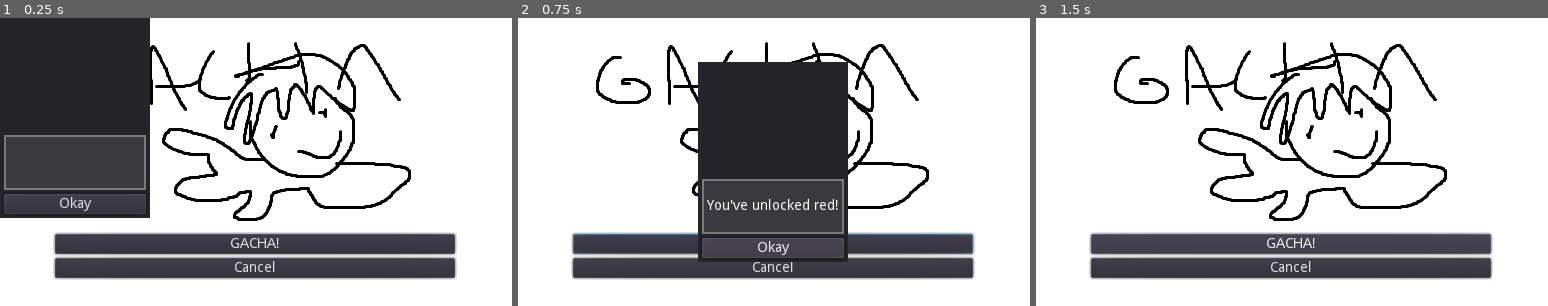
Above: before the commit, frames 1-3 (left to right).
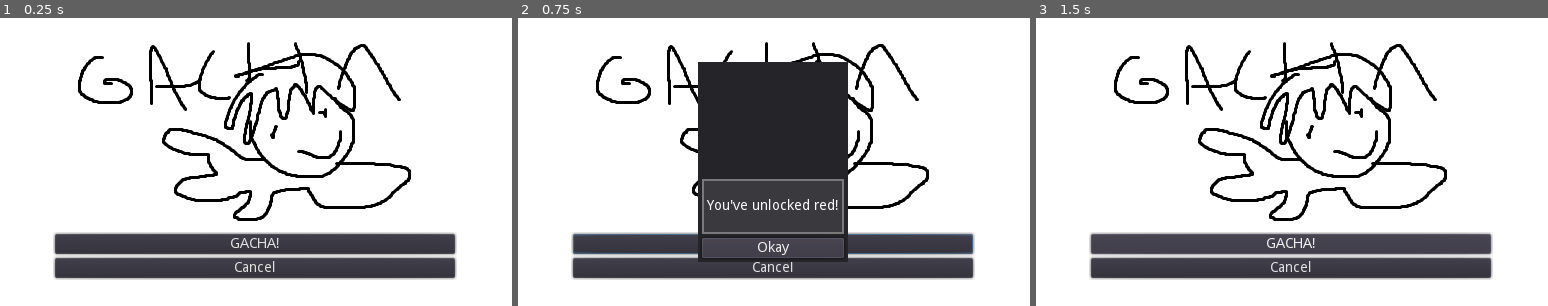
Above: after the commit, the same moments.

Repository: syang75/McDJumpGame
Game: Godot game, scene res://Scenes/Gacha.tscn
Two runs of this game, one before a commit and one after it. Both use one fixed random seed, a clock stepped at 60 frames per second and the inputs below. This scene is started directly instead of the project's main scene.
Inputs:
- Up to frame 1 (0.25 s): no input
- Up to frame 2 (0.75 s): click "GACHA!" at 0.5 s
- Up to frame 3 (1.5 s): click "Okay" at 1.25 s

The runs differ from the first frame. In frame 1, 20% of the frame differs, in the area x 0-30%, y 0-70%; in frame 2, nothing differs; in frame 3, nothing differs.

Commit message:
Added gacha and character and data file

Diff:
--- a/Scenes/Gacha.tscn
+++ b/Scenes/Gacha.tscn
@@ -53,6 +53,7 @@
 text = "Cancel"
 
 [node name="GachaDialog" type="Panel" parent="."]
+visible = false
 margin_left = 0.943878
 margin_right = 150.944
 margin_bottom = 200.0
--- a/project.godot
+++ b/project.godot
@@ -19,6 +19,10 @@
 run/main_scene="res://Scenes/Main.tscn"
 config/icon="res://art/icon.png"
 
+[autoload]
+
+CharacterImport="*res://Scripts/GachaScripts/CharacterImport.gd"
+
 [display]
 
 window/size/width=512
Not shown, changed: art/enemy1.png.import
Not shown, changed: art/icon.png.import
Not shown, changed: art/placeholder_bg_tileset.png.import
Not shown, changed: art/player_dead.png.import
Not shown, changed: art/player_default.png.import
